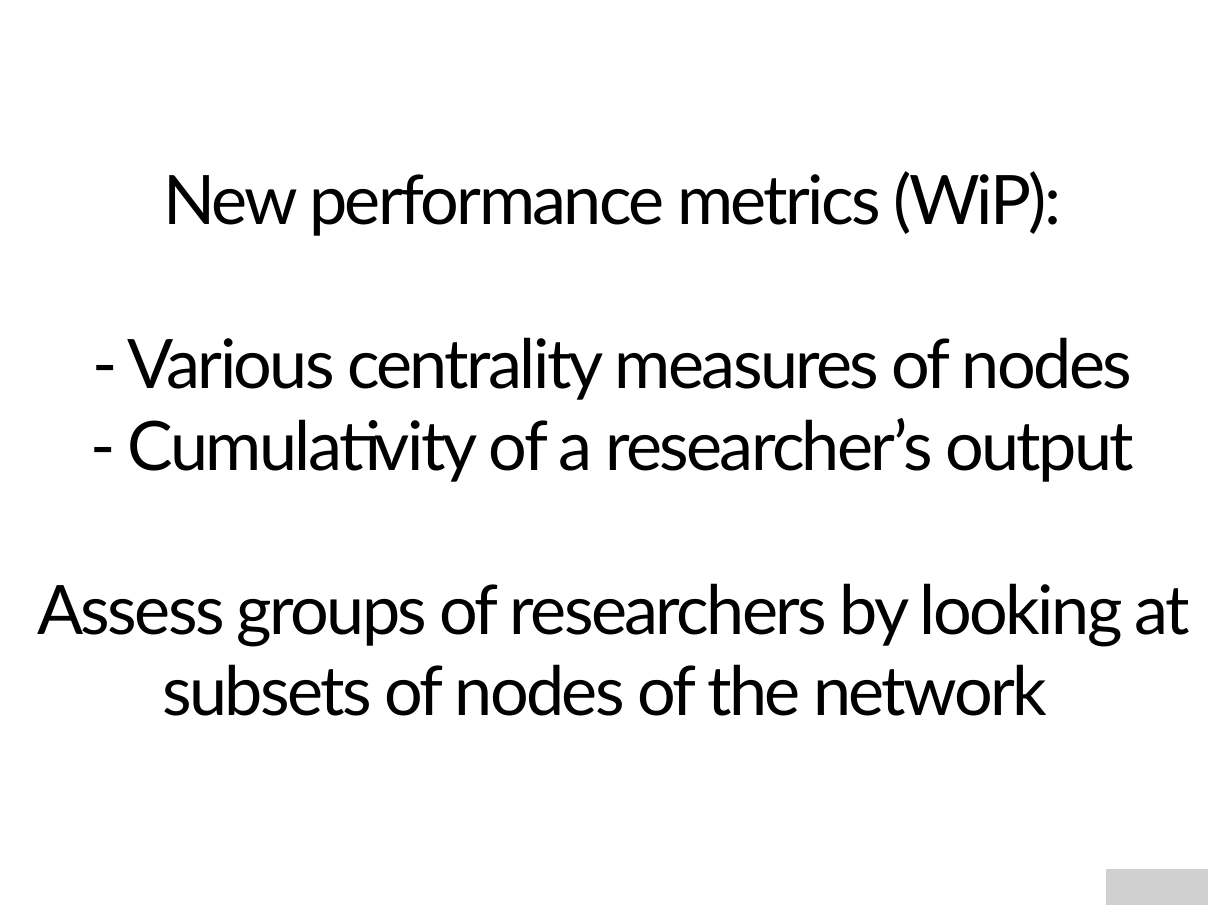
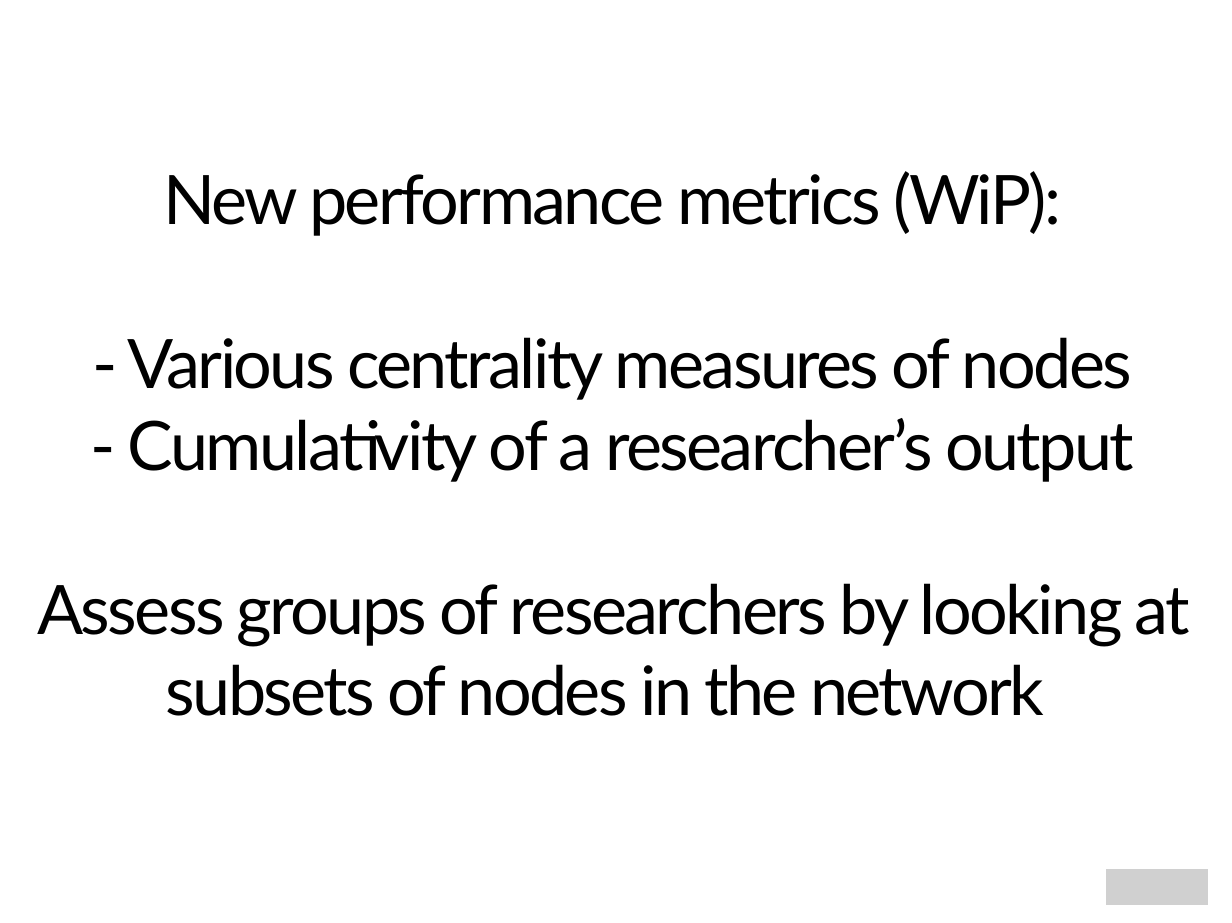
Before and after one commit to mzelst/talks, a slide deck: slide 31 of 2017/20171101 tu_chemnitz/20171101 tu_chemnitz.odp (slide 28 before the commit). Drawn at 1232x923 pixels with LibreOffice and Linux fonts; fonts in the diff are those of the drawing; grey boxes stand for pictures. Boxes give left, top, right and bottom in pixels: in the first picture for what was removed or moved away, otherwise in the second. Text is boxed around its words. In the diff, an @@ line names an element or a change of style, - is before the commit and + after.

```diff
--- a/2017/20171101 tu_chemnitz/20171101 tu_chemnitz.odp
+++ b/2017/20171101 tu_chemnitz/20171101 tu_chemnitz.odp
@@ text at (x1=37, y1=583, x2=1190, y2=716): text changed @@
-Assess groups of researchers by looking at subsets of nodes of the network
+Assess groups of researchers by looking at subsets of nodes in the network
```
Also in this commit, not shown: 7 other slides changed, 3 slides added, 1 other file.
